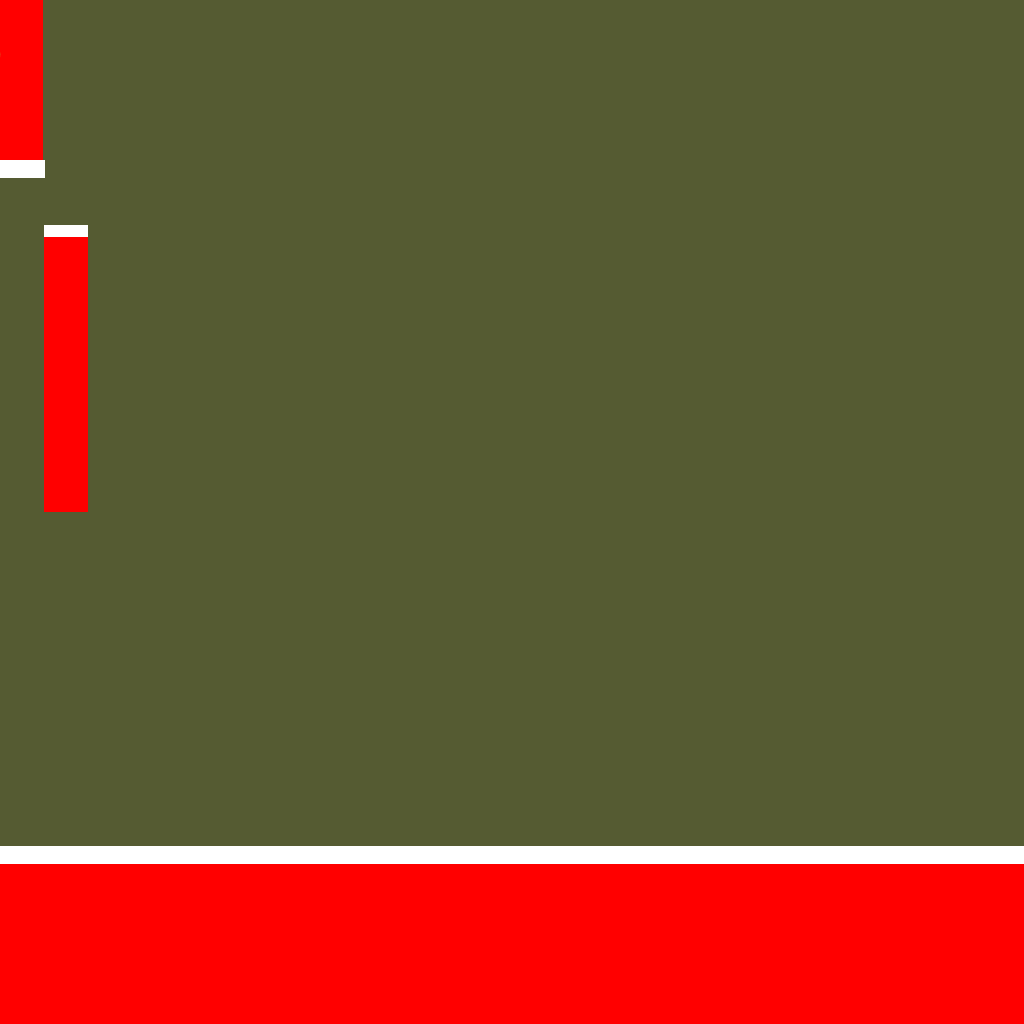
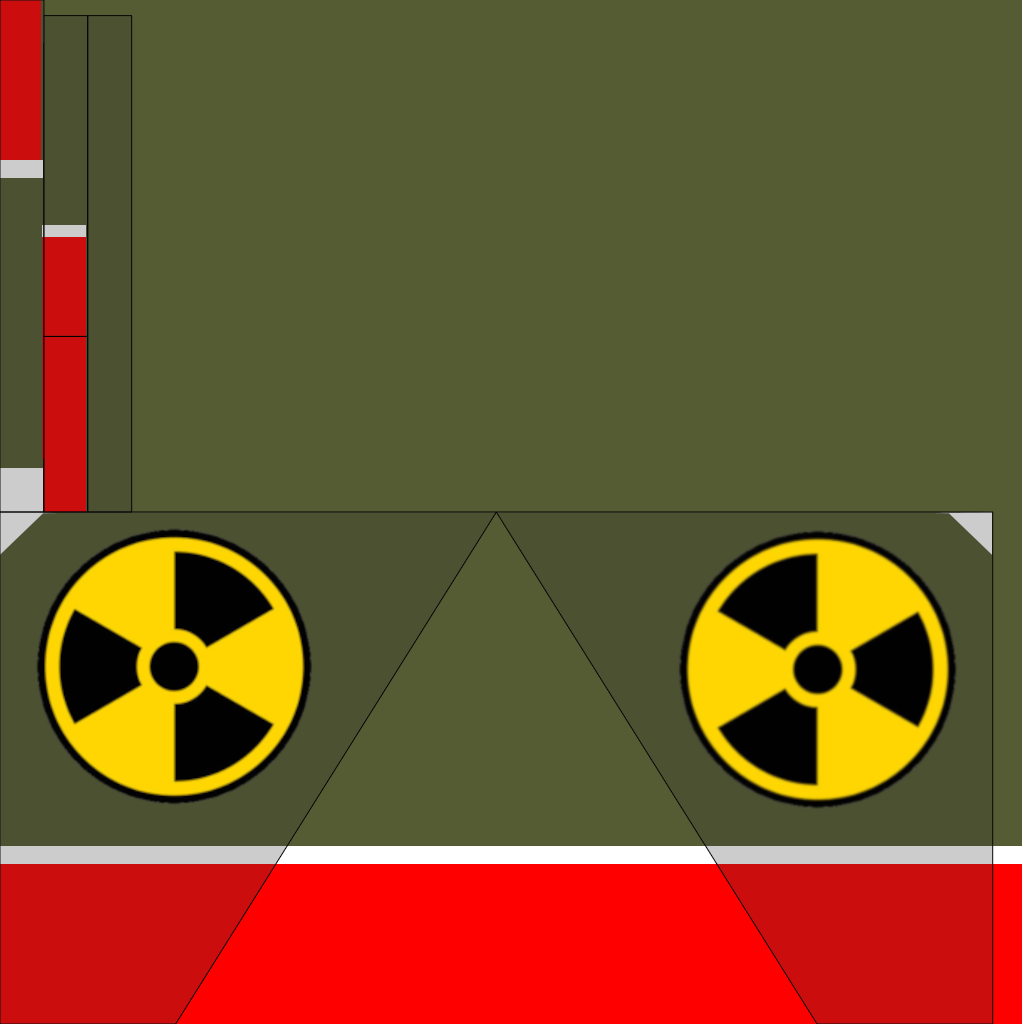
Comparing the layer stacks of the two 1024 × 1024 images. Changes:
added layer "Pasted Layer #4" above "Pasted Layer #3" over [677, 528, 959, 811]
added layer "Pasted Layer #3" above "ICBM_Fin_UV_active.png" over [35, 528, 313, 805]
showed "ICBM_Fin_UV_active.png" over [0, 0, 994, 1024]
added layer "Pasted Layer #2" above "Pasted Layer" over [932, 512, 992, 561]
added layer "Pasted Layer" above "Layer" over [961, 511, 992, 537]
painted on "Layer" over [0, 0, 1024, 1024]
